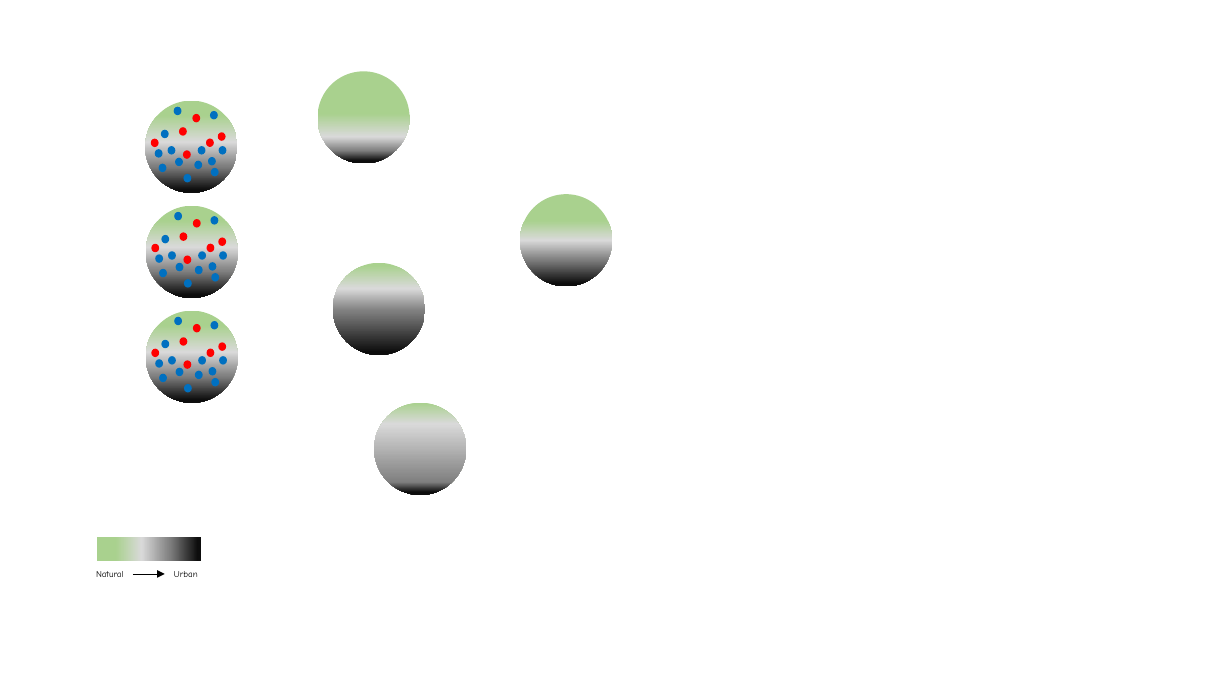
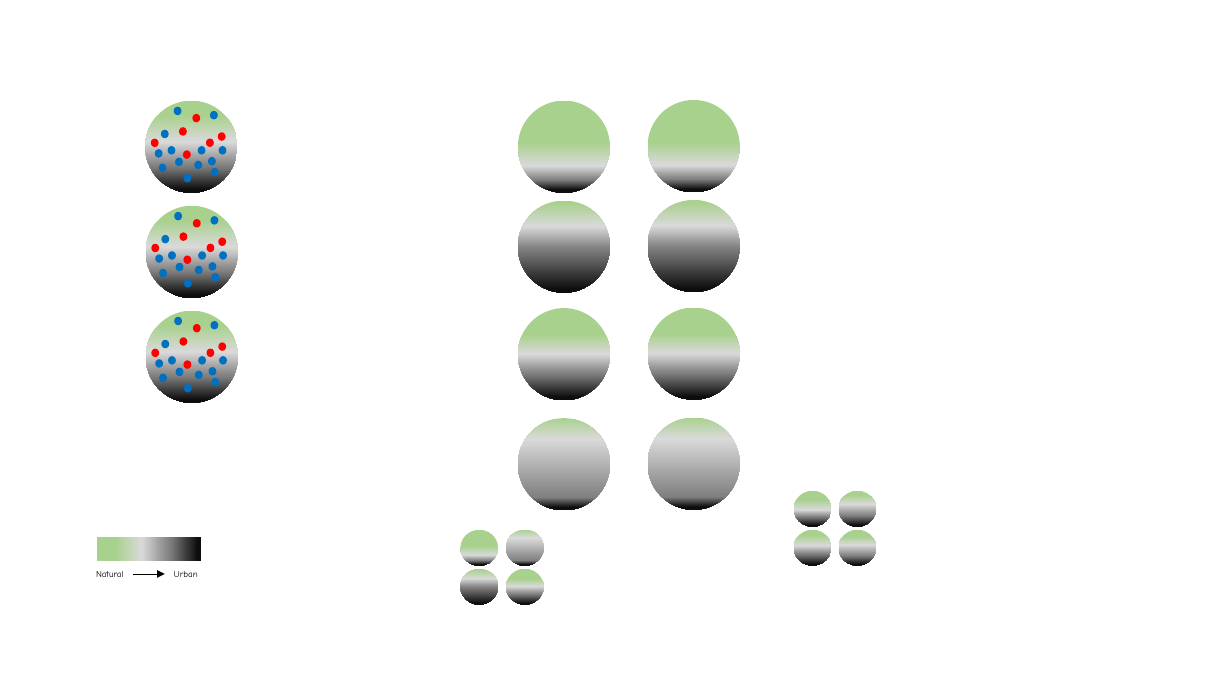
Before and after one commit to coreytcallaghan/intra_specific_urban_tolerance, a slide deck: slide 4 of Figures/conceptual_figure.pptx (slide 3 before the commit). Drawn at 1232x693 pixels with LibreOffice and Linux fonts; fonts in the diff are those of the drawing. Boxes give left, top, right and bottom in pixels: in the first picture for what was removed or moved away, otherwise in the second. Text is boxed around its words. In the diff, an @@ line names an element or a change of style, - is before the commit and + after.

```diff
--- a/Figures/conceptual_figure.pptx
+++ b/Figures/conceptual_figure.pptx
@@ ellipse added at <box>518,101,611,193</box>, fill gradient #A9D18E to #D9D9D9 to #808080 to #0D0D0D @@
@@ ellipse: place and size @@
-ellipse at <box>318,71,410,164</box>
+ellipse at <box>648,100,740,192</box>
@@ ellipse added at <box>518,201,611,293</box>, fill gradient #A9D18E to #D9D9D9 to #808080 to #0D0D0D @@
@@ ellipse: place and size @@
-ellipse at <box>333,262,425,355</box>
+ellipse at <box>648,200,740,292</box>
@@ ellipse added at <box>518,308,611,400</box>, fill gradient #A9D18E to #D9D9D9 to #808080 to #0D0D0D @@
@@ ellipse: place and size @@
-ellipse at <box>520,194,613,287</box>
+ellipse at <box>648,308,740,400</box>
@@ ellipse added at <box>518,419,611,511</box>, fill gradient #A9D18E to #D9D9D9 to #808080 to #0D0D0D @@
@@ ellipse: place and size @@
-ellipse at <box>374,403,467,495</box>
+ellipse at <box>648,418,740,510</box>
@@ group added at <box>794,491,877,566</box>: 4 ellipses @@
@@ group added at <box>460,530,544,604</box>: 4 ellipses @@
```
Also in this commit, not shown: 4 other slides changed, 2 slides added, 1 other file.
